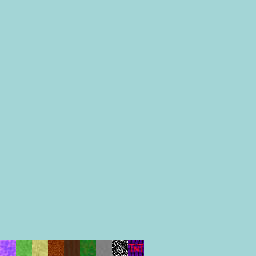
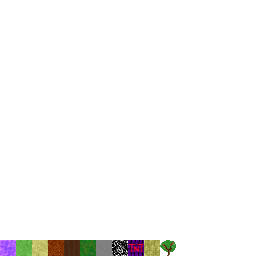
Layers edited between the first and the second 256 × 256 image:
painted on "TerrainTextures.png" over 0, 0, 256, 256
